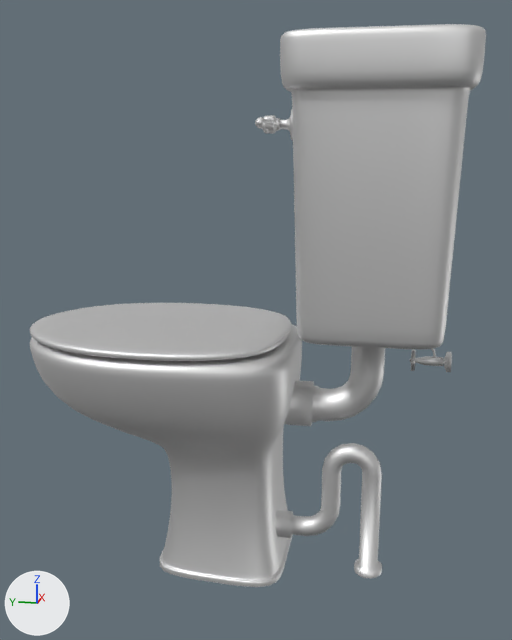
A saved change to the glTF model assets/models/scene/toilet.glb.
Before and after are seen from a 50 mm lens placed at (-4.33, -0.47, 2.71), pointed at (0.01, 0.39, 1.62). Every picture has the same lights, and +X, +Y and +Z are marked at lower left. The first picture is the older version. Where no turn or scale is listed for an object, it has been applied to the vertices.
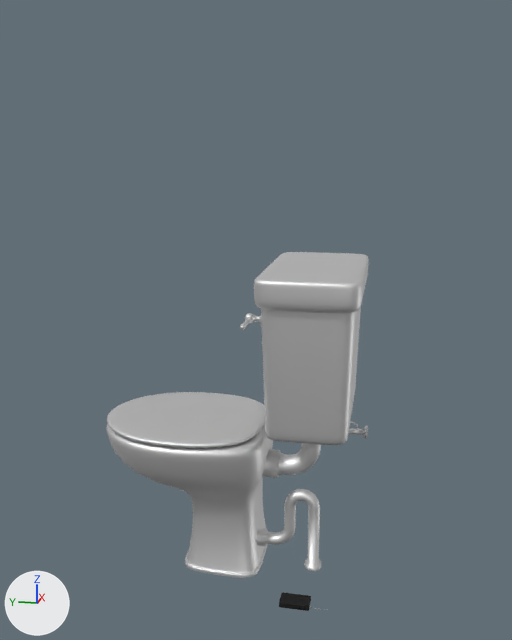
Edits to the scene script, one JSON object a line:
```json
{"op": "add", "block": "img_image_5", "code": ["img_image_5 = load_image('Image_5', '_unpacked/Image_5', 512, 512, 'sRGB')"]}
{"op": "add", "block": "img_image_4", "code": ["img_image_4 = load_image('Image_4', '_unpacked/Image_4', 512, 512, 'sRGB')"]}
{"op": "add", "block": "mat_spirit_box", "code": ["mat_spirit_box = bpy.data.materials.new('Spirit_Box')", "# uses the picture img_image_4", "# uses the picture img_image_5"]}
{"op": "add", "block": "me_cone_001_spirit_box_0", "code": ["me_cone_001_spirit_box_0 = bpy.data.meshes.new('Cone.001_Spirit_Box_0')", "me_cone_001_spirit_box_0.from_pydata(...)  # 40 vertices, 55 faces; spans x -0.058..0.057, y -0.202..0.096, z -0.015..0.015", "me_cone_001_spirit_box_0.materials.append(mat_spirit_box)"]}
{"op": "set", "path": "ob_plane_158.location", "old": "(-0.017, 0.964, 1.539)", "new": "(-0.02, 0.823, 0.93)"}
{"op": "set", "path": "ob_plane_158.scale", "old": "(0.522, 0.586, 0.586)", "new": "(0.326, 0.41, 0.365)"}
{"op": "set", "path": "ob_plane_156.location", "old": "(-0.037, 0.214, 1.506)", "new": "(-0.034, 0.355, 0.91)"}
{"op": "set", "path": "ob_plane_156.scale", "old": "(0.522, 0.586, 0.586)", "new": "(0.326, 0.41, 0.365)"}
{"op": "add", "block": "ob_cone_001_spirit_box_0", "code": ["ob_cone_001_spirit_box_0 = bpy.data.objects.new('Cone.001_Spirit_Box_0', me_cone_001_spirit_box_0)", "ob_cone_001_spirit_box_0.location = (-0.47, 0.046, -0.056)"]}
```

Boxes (x1, y1, x2, y2) around the edits, measured in the pictures (512 x 640 px):
```json
{"object": "Plane.156", "change": "moved, rescaled", "before": [30, 24, 486, 587], "after": [106, 252, 369, 578], "on screen": "42% narrower, 42% shorter"}
{"object": "Plane.158", "change": "moved, rescaled", "before": [30, 303, 291, 361], "after": [107, 392, 265, 448], "on screen": "39% narrower"}
{"object": "Cone.001_Spirit_Box_0", "change": "added", "after": [279, 592, 327, 611]}
```
